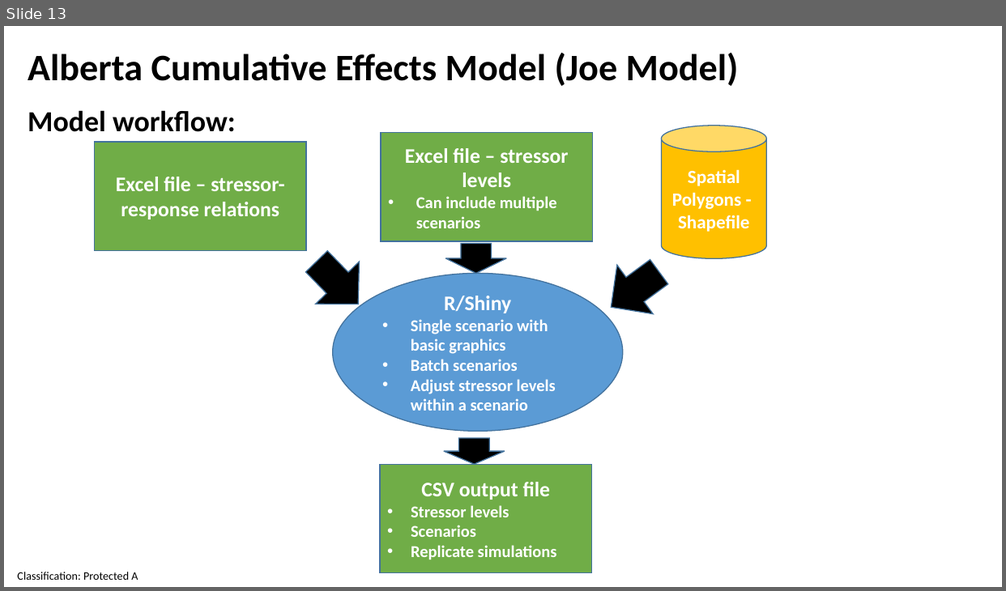
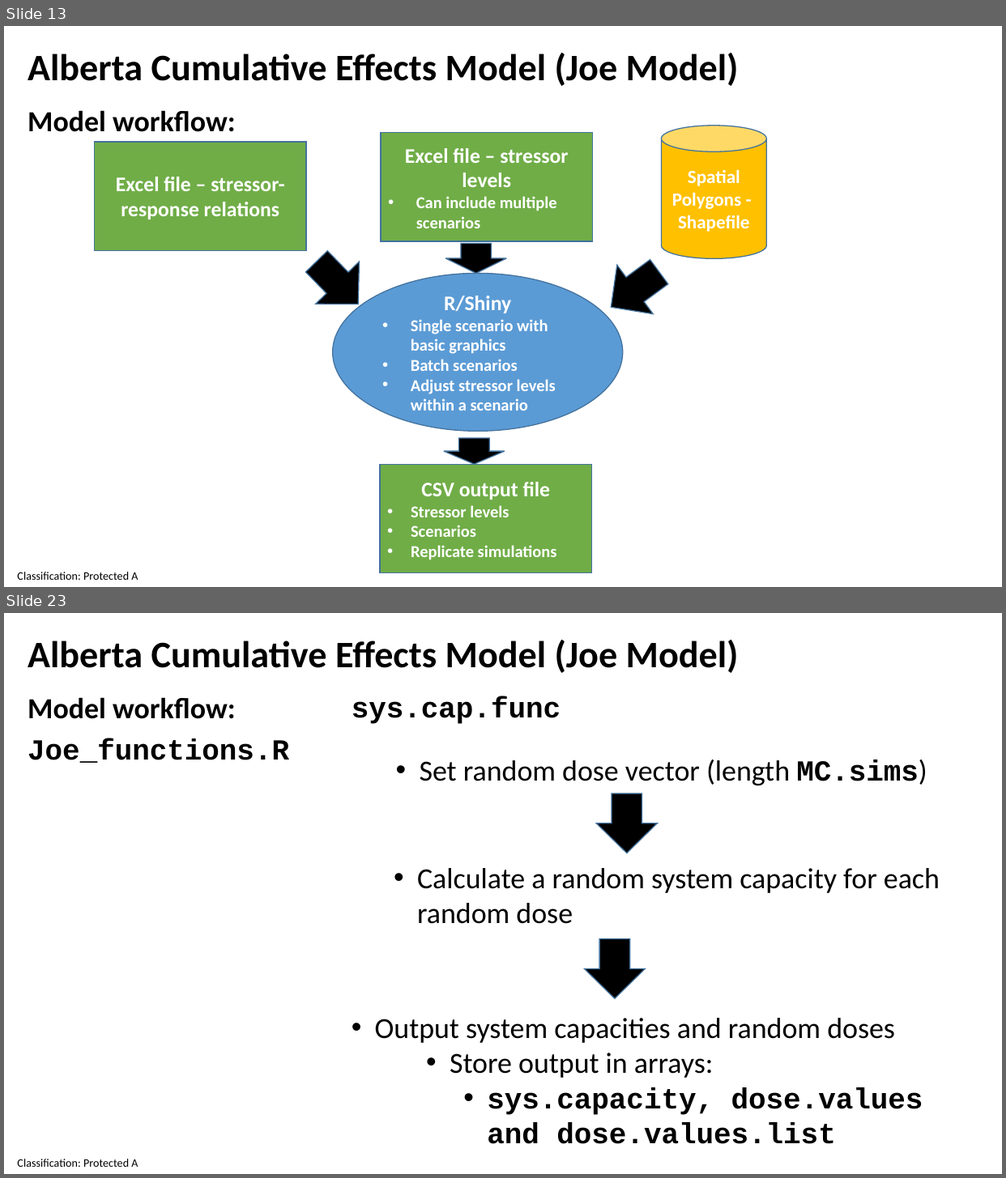
Before and after one commit to andrewpaul68/Shiny_Joe_Models, a slide deck: Joe_Shiny_28April2021.pptx. Shown one above the other, each under a label of ours: slide 13 before the commit, slides 13 and 23 after it; the slides between them are not shown. The pictures are 1006x591 and 1006x1178 pixels, drawn with LibreOffice and Linux fonts; fonts in the diff are those of the drawing. Boxes give left, top, right and bottom in pixels: in the first picture for what was removed or moved away, otherwise in the second. Text is boxed around its words. In the diff, an @@ line names an element or a change of style, - is before the commit and + after.

Commit message:
-pptx updated with more details on the coding work flow. -beta_param function updated with input from Kyle Wilson's analytical solution and checks for inappropriate mean and sd values

```diff
--- a/Joe_Shiny_28April2021.pptx
+++ b/Joe_Shiny_28April2021.pptx
@@ slide 23 added at [4,613,1002,1174], background #FFFFFF; not listed: 1 template element that a slide beside it also shows @@
@@ text added at [27,640,739,673], 36 pt, text #000000, bold @@
+Alberta Cumulative Effects Model (Joe Model)
@@ text added at [27,697,235,719], 28 pt, text #000000, bold @@
+Model workflow:
@@ text added at [351,696,560,724], 28 pt, text #000000, bold @@
+sys.cap.func
@@ text added at [27,739,289,763], 28 pt, text #000000, bold @@
+Joe_functions.R
@@ text added at [420,760,927,786], 28 pt, text #000000 @@
+• Set random dose vector (length MC.sims)
@@ right arrow added at [597,794,657,854], fill #000000, outline #43739E 1 pt @@
@@ text added at [417,868,940,924], 28 pt, text #000000 @@
+• Calculate a random system capacity for each random dose
@@ right arrow added at [585,939,646,999], fill #000000, outline #43739E 1 pt @@
@@ text added at [375,1018,923,1144], 28 pt, text #000000 @@
+• Output system capacities and random doses
+    • Store output in arrays:
+      • sys.capacity, dose.values and dose.values.list
```
Also in this commit, not shown: 10 other slides added, 1 other file.
